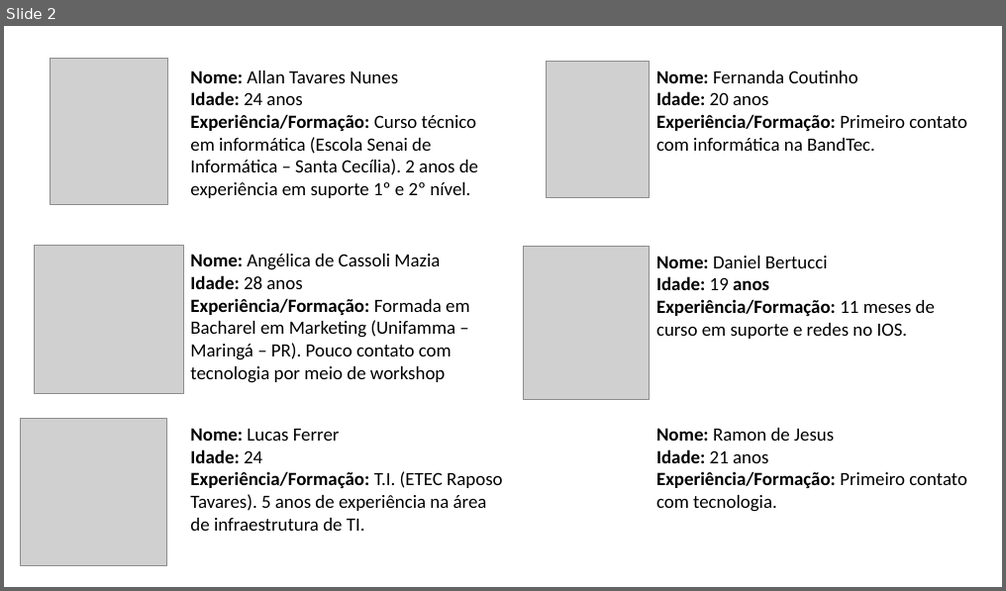
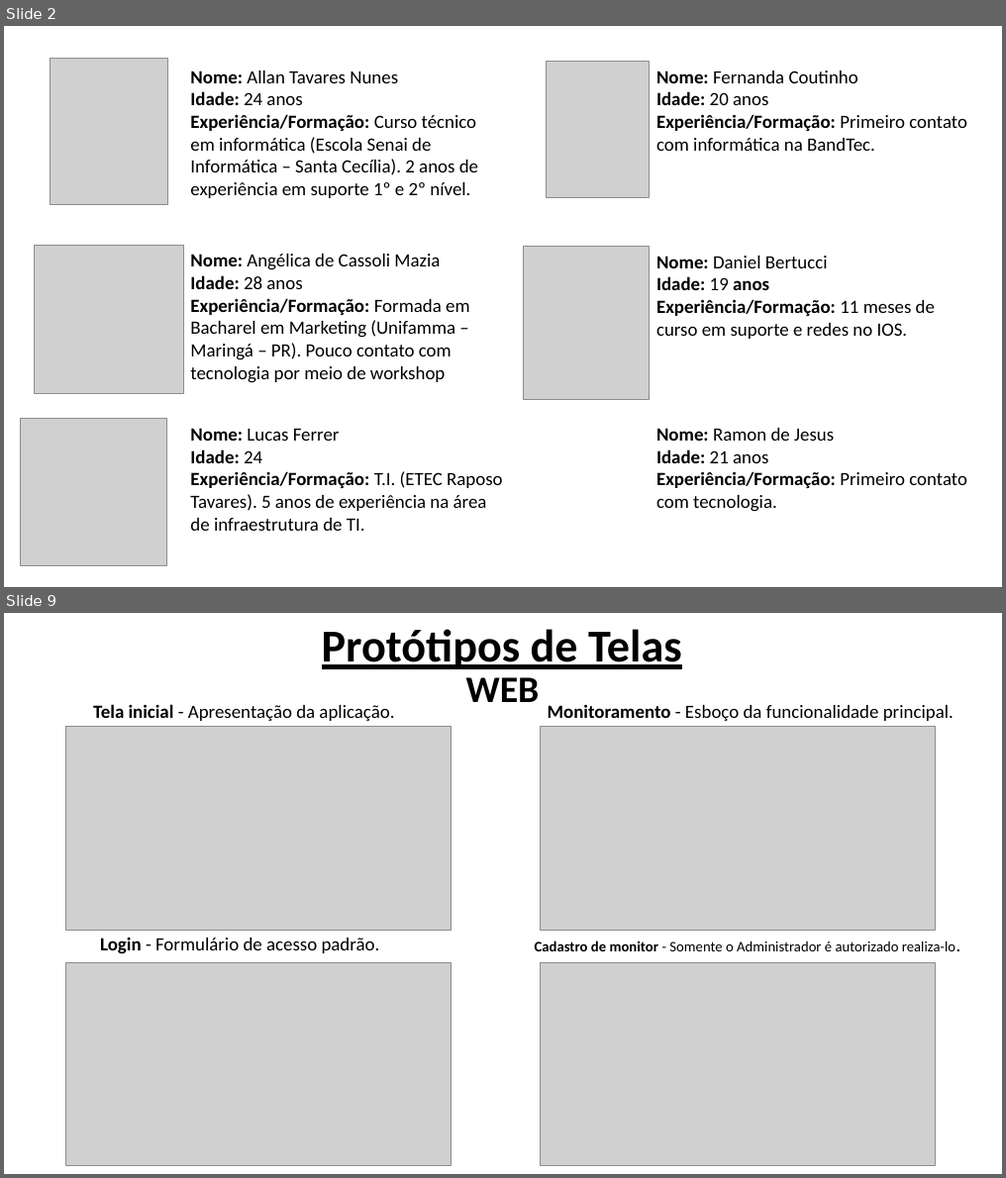
Before and after one commit to allantnunes/MonkeysHealthcare, a slide deck: Apresentação MonkeysTest.pptx. Shown one above the other, each under a label of ours: slide 2 before the commit, slides 2 and 9 after it; the slides between them are not shown. The pictures are 1006x591 and 1006x1178 pixels, drawn with LibreOffice and Linux fonts; fonts in the diff are those of the drawing; grey boxes stand for pictures. Boxes give left, top, right and bottom in pixels: in the first picture for what was removed or moved away, otherwise in the second. Text is boxed around its words. In the diff, an @@ line names an element or a change of style, - is before the commit and + after.

Commit message:
Atualização Apresentação Projeto Powerpoint, Criação dos protótipos de tela (web e mobile)

```diff
--- a/Apresentação MonkeysTest.pptx
+++ b/Apresentação MonkeysTest.pptx
@@ slide 9 added at [4, 613, 1002, 1174], background #FFFFFF @@
@@ text added at [322, 629, 682, 669], 44 pt, text #000000, bold, underline @@
+Protótipos de Telas
@@ text added at [466, 677, 540, 702], 36 pt, text #000000, bold @@
+WEB
@@ picture added at [66, 726, 450, 930] @@
@@ text added at [93, 704, 394, 721], 18 pt, text #000000 @@
+Tela inicial - Apresentação da aplicação.
@@ picture added at [540, 726, 936, 930] @@
@@ text added at [548, 704, 953, 721], 18 pt, text #000000 @@
+Monitoramento - Esboço da funcionalidade principal.
@@ text added at [100, 938, 380, 955], 18 pt, text #000000 @@
+Login - Formulário de acesso padrão.
@@ picture added at [66, 962, 450, 1166] @@
@@ text added at [535, 941, 955, 952], 14 pt, text #000000 @@
+Cadastro de monitor - Somente o Administrador é autorizado realiza-lo.
@@ picture added at [540, 962, 936, 1166] @@
```
Also in this commit, not shown: 4 slides changed, 3 other slides added, 10 other files.
